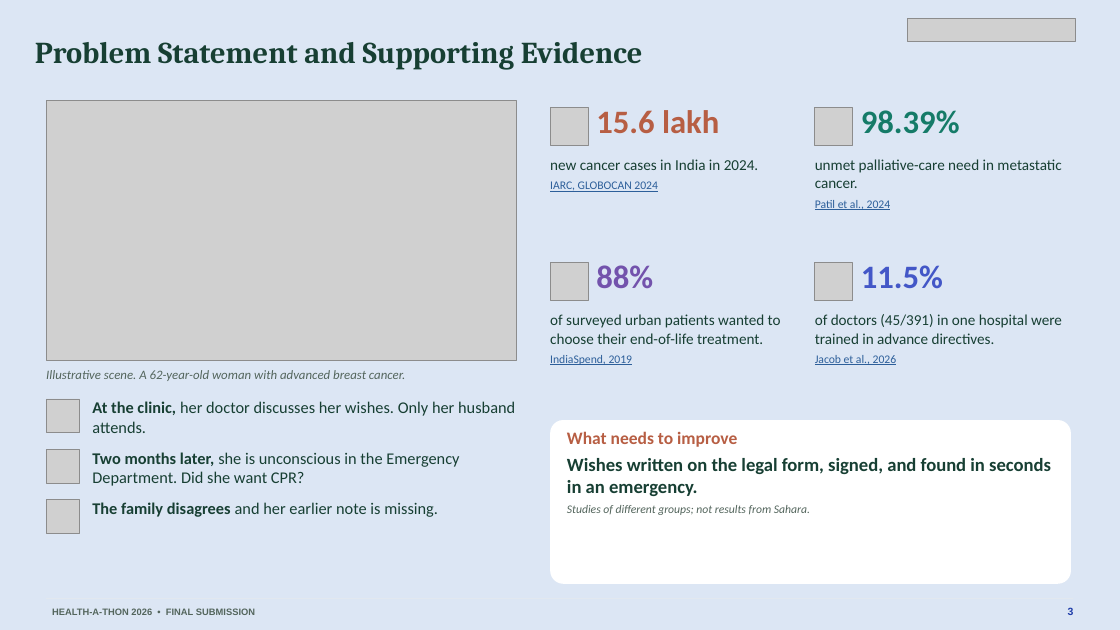
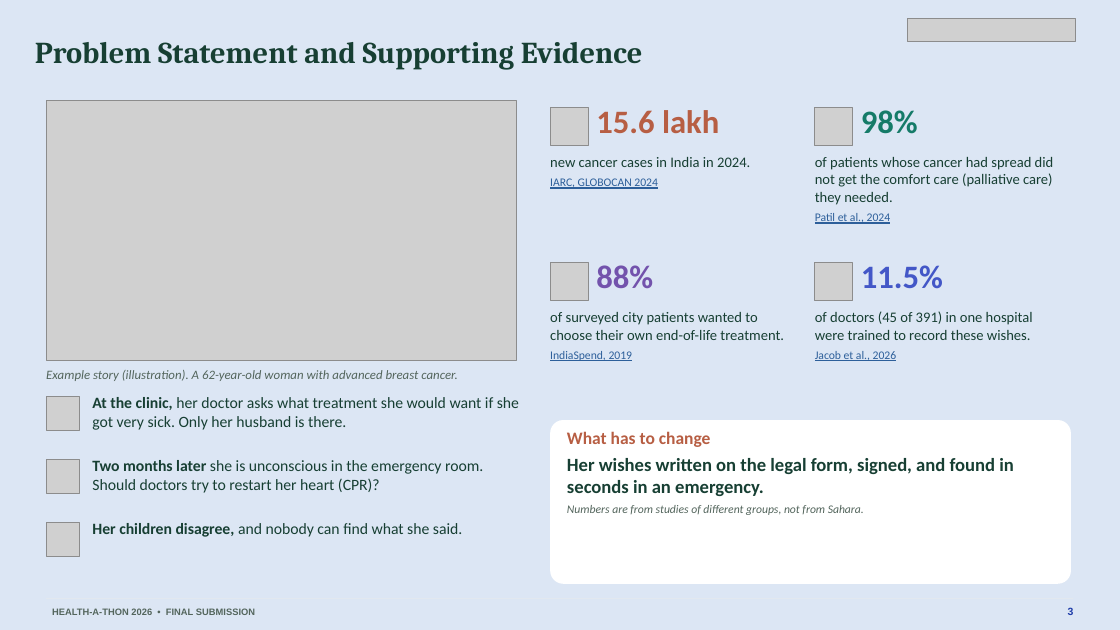
Before and after one commit to basithladdu/healthathon, a slide deck: slide 3 of output/final-submission/Sahara-Final-Presentation.pptx. Drawn at 1120x630 pixels with LibreOffice and Linux fonts; fonts in the diff are those of the drawing; grey boxes stand for pictures. Boxes give left, top, right and bottom in pixels: in the first picture for what was removed or moved away, otherwise in the second. Text is boxed around its words. In the diff, an @@ line names an element or a change of style, - is before the commit and + after.

```diff
--- a/output/final-submission/Sahara-Final-Presentation.pptx
+++ b/output/final-submission/Sahara-Final-Presentation.pptx
@@ text at [861,110,918,134]: text changed @@
-98.39%
+98%
@@ text at [550,157,750,167]: size 13 to 12.5 pt in "new cancer cases in India in 2024." @@
@@ text at [815,157,1054,205]: text changed; size 13 to 12.5 pt @@
-unmet palliative-care need in metastatic cancer.
+of patients whose cancer had spread did not get the comfort care (palliative care) they needed.
@@ text at [550,312,784,340]: text changed; size 13 to 12.5 pt @@
-of surveyed urban patients wanted to choose their end-of-life treatment.
+of surveyed city patients wanted to choose their own end-of-life treatment.
@@ text at [815,311,1033,340]: text changed; size 13 to 12.5 pt @@
-of doctors (45/391) in one hospital were trained in advance directives.
+of doctors (45 of 391) in one hospital were trained to record these wishes.
@@ text at [46,370,457,381]: text changed @@
-Illustrative scene. A 62-year-old woman with advanced breast cancer.
+Example story (illustration). A 62-year-old woman with advanced breast cancer.
@@ text at [92,397,519,430]: text changed; size 14 to 13.5 pt @@
-At the clinic, her doctor discusses her wishes. Only her husband attends.
+At the clinic, her doctor asks what treatment she would want if she got very sick. Only her husband is there.
@@ text at [567,431,1014,515]: text changed @@
-What needs to improve
-Wishes written on the legal form, signed, and found in seconds in an emergency.
-Studies of different groups; not results from Sahara.
+What has to change
+Her wishes written on the legal form, signed, and found in seconds in an emergency.
+Numbers are from studies of different groups, not from Sahara.
@@ picture: place and size @@
-picture at [46,450,80,483]
+picture at [46,460,80,493]
@@ text at [92,460,483,493]: text changed; size 14 to 13.5 pt @@
-Two months later, she is unconscious in the Emergency Department. Did she want CPR?
+Two months later she is unconscious in the emergency room. Should doctors try to restart her heart (CPR)?
@@ picture: place and size @@
-picture at [46,500,80,534]
+picture at [46,523,80,556]
@@ text at [92,523,462,537]: text changed; size 14 to 13.5 pt @@
-The family disagrees and her earlier note is missing.
+Her children disagree, and nobody can find what she said.
```
Also in this commit, not shown: 12 other slides changed, 8 other files.
